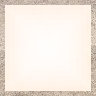
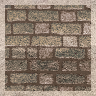
Two versions of the same layered image (96 × 96). Layer-by-layer changes:
moved "Copie de Calque Copié" above "Copie de Presse-papiers" over [5, 5, 91, 91]
renamed "Presse-papiers #1" to "Copie de Presse-papiers", painted on it over [5, 5, 91, 91]
showed "Presse-papiers", opacity 100% → 80%, painted on it over [5, 5, 91, 91]
